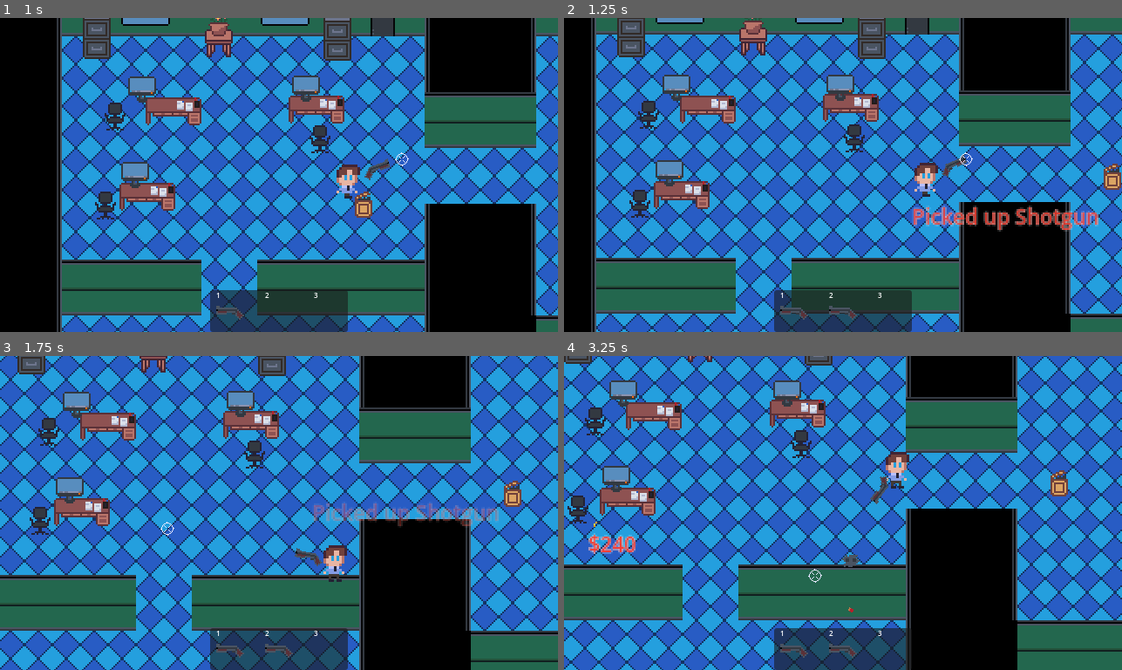
Above: before the commit, frames 1-4 (two rows, left to right).
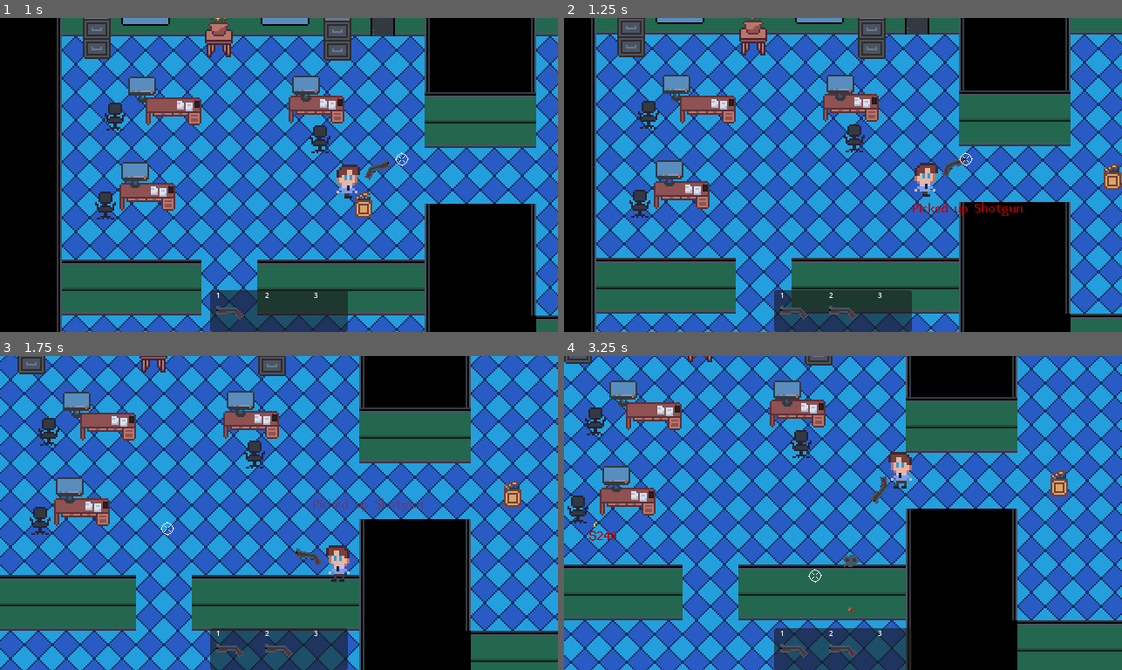
Above: after the commit, the same moments.

Repository: bhmcarr/Deep-Dive
Game: Godot game, scene res://Scenes/main.tscn
Two runs of this game, one before a commit and one after it. Both use one fixed random seed, a clock stepped at 60 frames per second and the inputs below.
Inputs (mouse positions are in pixels of both pictures, inside the frame that each line leads up to):
- Up to frame 1 (1 s): move the mouse to (401, 159) at 0.52 s; hold D (move_right) from 0.53 s (still down); tap 1 (item_1) at 0.6 s
- Up to frame 2 (1.25 s): keep holding D (move_right)
- Up to frame 3 (1.75 s): move the mouse to (167, 528) at 1.27 s; release D (move_right) at 1.28 s; hold S (move_down) from 1.28 s (still down); tap 2 (item_2) at 1.35 s
- Up to frame 4 (3.25 s): move the mouse to (898, 443) at 2.02 s; release S (move_down) at 2.03 s; hold D (move_right) 2.03-2.78 s; tap 3 (item_3) at 2.1 s; move the mouse to (815, 575) at 2.77 s; hold W (move_up) from 2.78 s (still down); click (815, 575) at 2.85 s

Frame 1 is identical in both runs. In frame 2, 1.3% of the frame differs, in the area x 62-96%, y 58-69%; in frame 3, 1.4%, in the area x 56-90%, y 45-72%; in frame 4, 0.7%.

Commit message:
turn player sprite based on mouse position

Diff:
--- a/Scenes/floating_text.tscn
+++ b/Scenes/floating_text.tscn
@@ -1,11 +1,11 @@
 [gd_scene format=3 uid="uid://dmptplkq1ts21"]
 
 [ext_resource type="Script" uid="uid://cp7rnpguljs7u" path="res://Scenes/floating_text.gd" id="1_kfvxn"]
+[ext_resource type="FontFile" uid="uid://bt10cwdb2vykg" path="res://Assets/Fonts/Abaddon Bold.ttf" id="2_f3tku"]
 
 [sub_resource type="LabelSettings" id="LabelSettings_f3tku"]
-font_size = 12
-font_color = Color(0.99999994, 0.22953573, 0.17418528, 1)
-outline_size = 1
+font = ExtResource("2_f3tku")
+font_color = Color(0.72495675, 0.008929614, 3.85046e-07, 1)
 
 [sub_resource type="Animation" id="Animation_kfvxn"]
 length = 0.001
@@ -71,8 +71,9 @@
 script = ExtResource("1_kfvxn")
 
 [node name="Label2D" type="Label" parent="." unique_id=336425968]
-offset_right = 42.0
-offset_bottom = 23.0
+offset_right = 63.0
+offset_bottom = 34.0
+scale = Vector2(0.5, 0.5)
 text = "-$100"
 label_settings = SubResource("LabelSettings_f3tku")
 
--- a/Scenes/player.gd
+++ b/Scenes/player.gd
@@ -56,7 +56,12 @@
 	else:
 		animated_sprite_2d.play("idle")
 
-	if direction.x > 0:
+	#if direction.x > 0:
+		#animated_sprite_2d.flip_h = true
+	#elif direction.x < 0:
+		#animated_sprite_2d.flip_h = false
+
+	if (position.x - get_global_mouse_position().x) < 0:
 		animated_sprite_2d.flip_h = true
-	elif direction.x < 0:
+	elif (position.x - get_global_mouse_position().x) > 0:
 		animated_sprite_2d.flip_h = false
